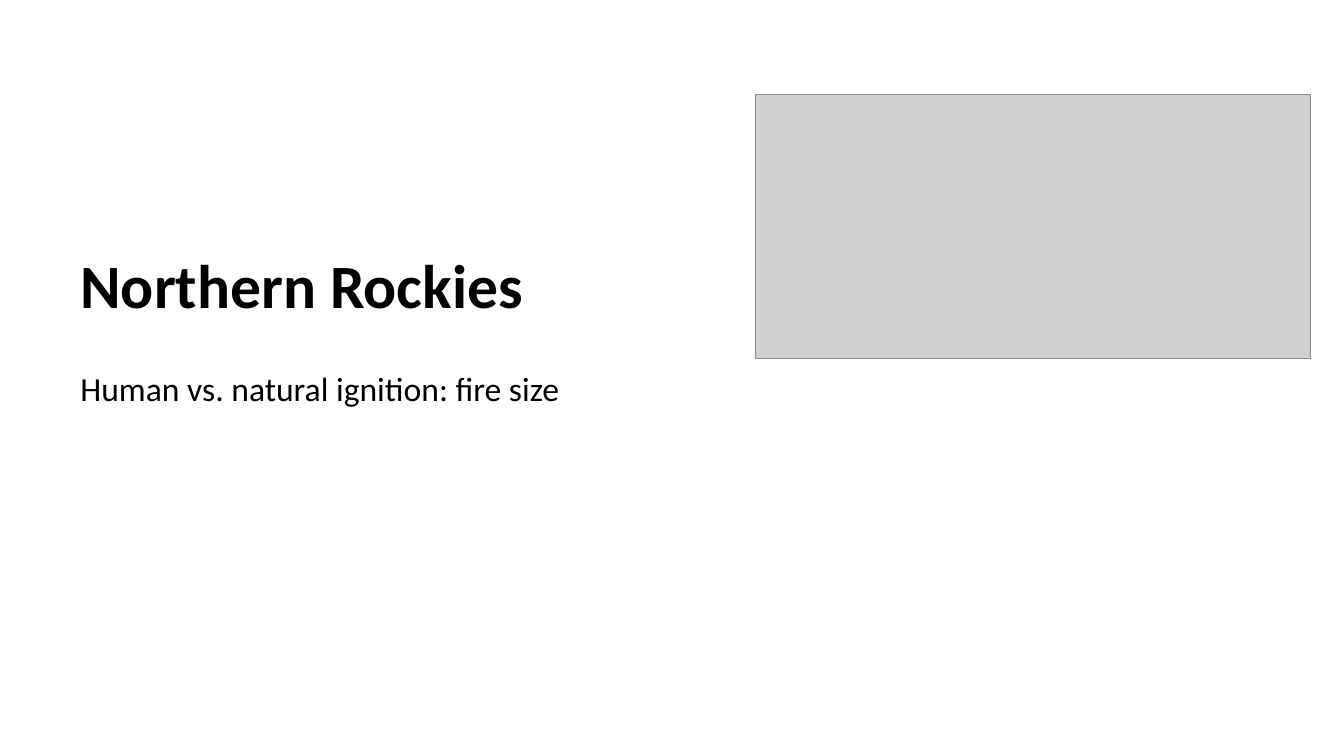
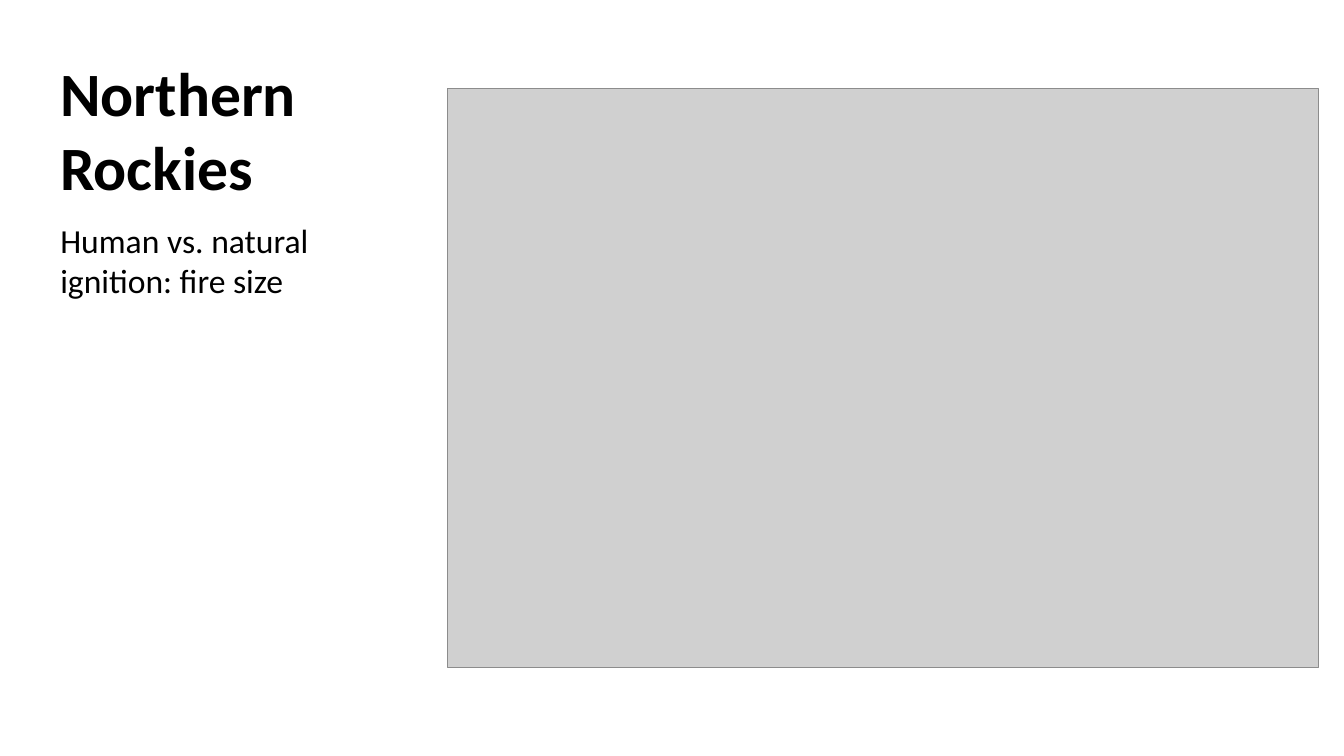
Before and after one commit to JJsouth/wgu_wildfire_capstone, a slide deck: slide 1 of decks/Northern Rockies.pptx. Drawn at 1344x756 pixels with LibreOffice and Linux fonts; fonts in the diff are those of the drawing; grey boxes stand for pictures. Boxes give left, top, right and bottom in pixels: in the first picture for what was removed or moved away, otherwise in the second. Text is boxed around its words. In the diff, an @@ line names an element or a change of style, - is before the commit and + after.

```diff
--- a/decks/Northern Rockies.pptx
+++ b/decks/Northern Rockies.pptx
@@ text "Northern Rockies": place and size @@
-text "Northern Rockies" at (80,264,523,309)
+text "Northern Rockies" at (60,72,308,299)
@@ picture added at (448,89,1319,667) @@
@@ picture removed at (756,95,1311,359) @@
@@ text at (60,229,308,299): paragraph added @@
+Human vs. natural ignition: fire size
@@ text removed at (80,377,559,407) @@
-Human vs. natural ignition: fire size
```
Also in this commit, not shown: 12 other slides changed, 7 slides added, 10 other files.
